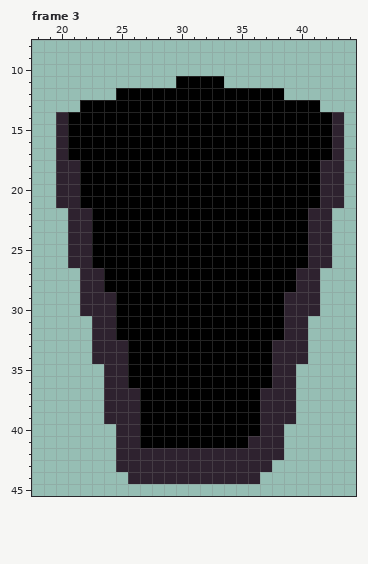
A pixel-art file gets an edit: levels_and_level_objects/Stalctite/stalactite_big_hazard_bullet.aseprite. The picture above was drawn from the file before the commit.
64x80 pixels, 3 frames. Shown: frame 3: x 18..44, y 8..45.
Once edited:
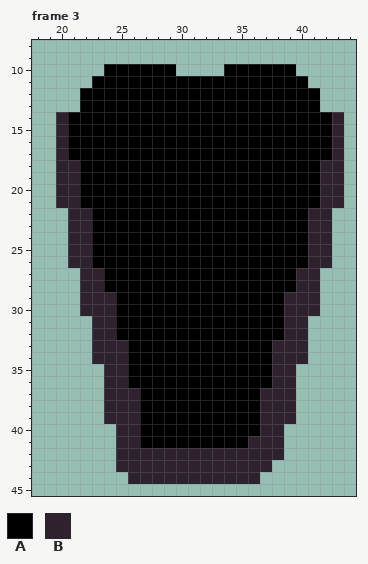
Palette (. is transparent): A #000000  B #2e222f
Edits made:
Changed rows in their new state; - is an unchanged pixel.
Frame 3:
first column x 22:
10 --AAAAAA----AAAAAA--
11 -AAAAAAA----AAAAAAA-
12 AAA--------------AAA
